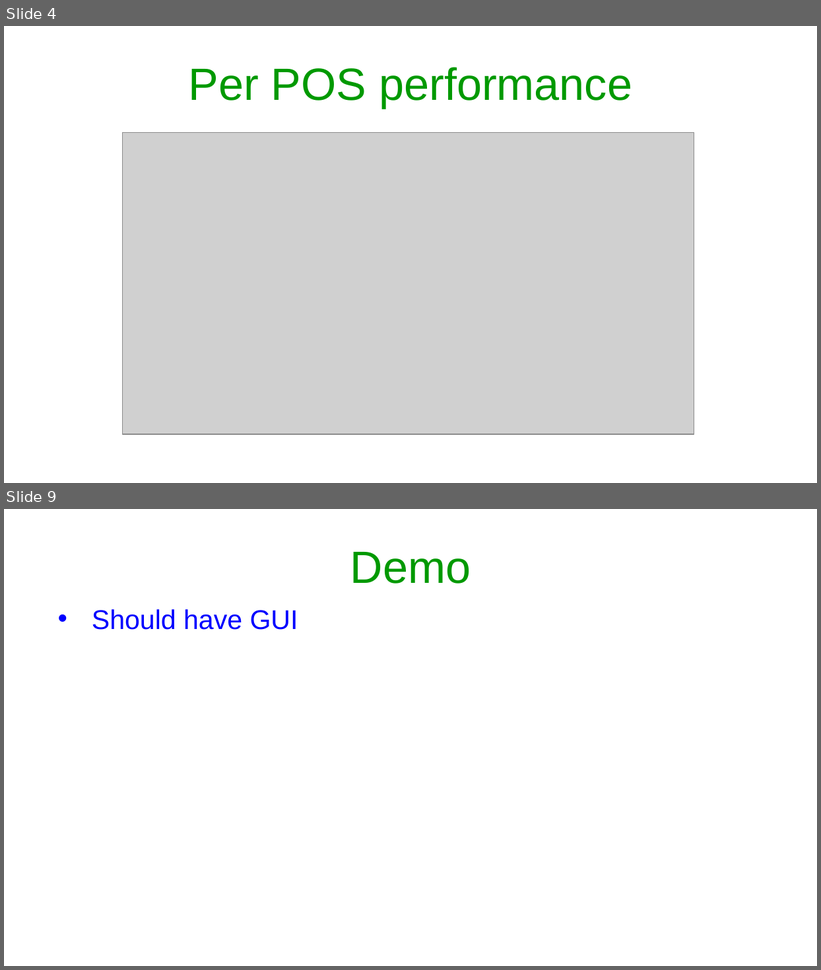
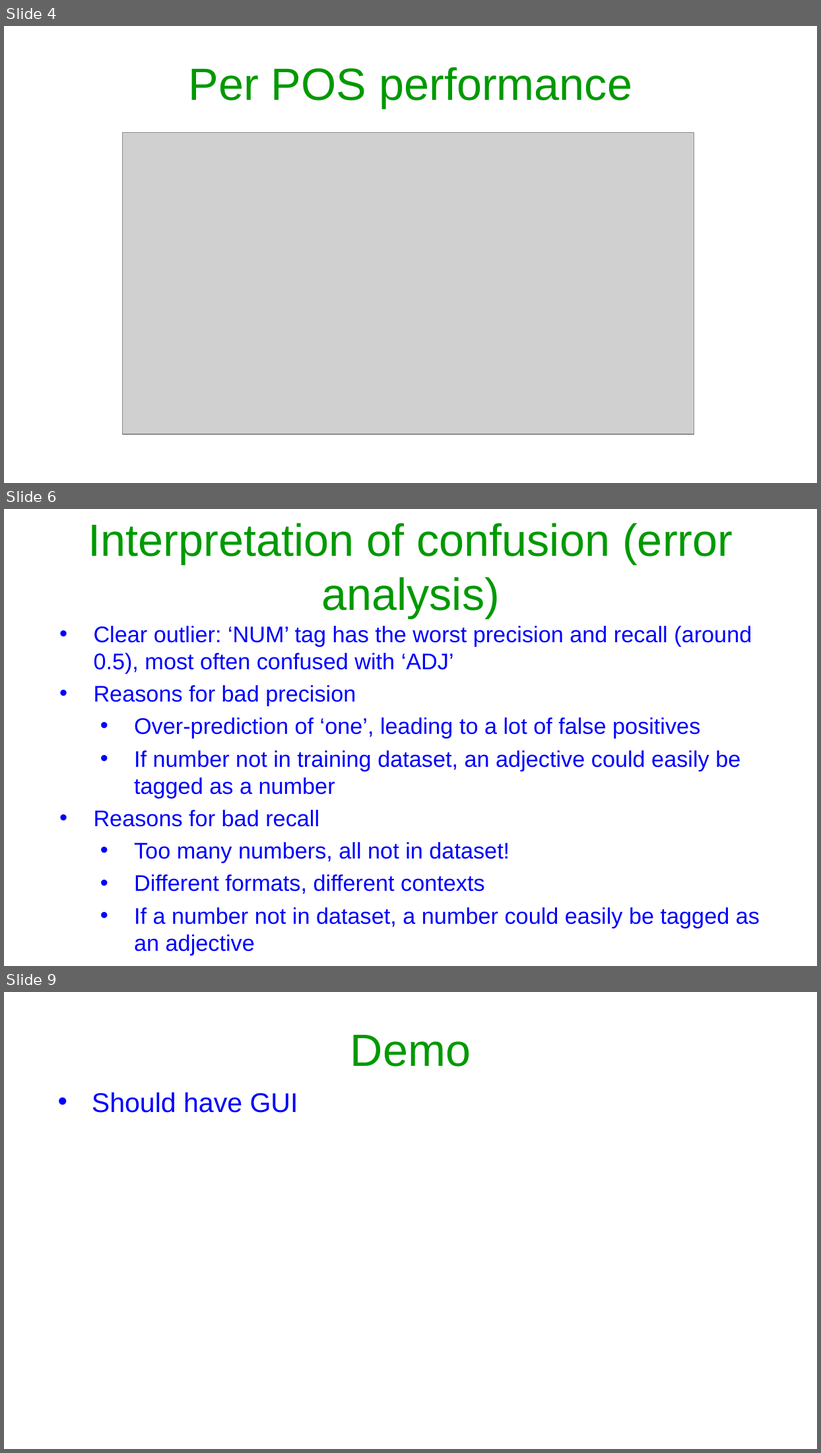
Before and after one commit to Arshim28/POS-Tagger, a slide deck: Assignment 2-PoS tagging.pptx. Shown one above the other, each under a label of ours: slides 4 and 9 before the commit, slides 4, 6 and 9 after it; the slides between them are not shown. The pictures are 821x970 and 821x1453 pixels, drawn with LibreOffice and Linux fonts; fonts in the diff are those of the drawing; grey boxes stand for pictures. Boxes give left, top, right and bottom in pixels: in the first picture for what was removed or moved away, otherwise in the second. Text is boxed around its words. In the diff, an @@ line names an element or a change of style, - is before the commit and + after.

```diff
--- a/Assignment 2-PoS tagging.pptx
+++ b/Assignment 2-PoS tagging.pptx
@@ slide 6 added at bbox=[4, 509, 817, 966], background #FFFFFF @@
@@ title added at bbox=[88, 523, 733, 619], 40 pt, text #009900 @@
+Interpretation of confusion (error analysis)
@@ text added at bbox=[94, 626, 760, 955], 20 pt, text #0000FF @@
+• Clear outlier: ‘NUM’ tag has the worst precision and recall (around 0.5), most often confused with ‘ADJ’
+• Reasons for bad precision
+  • Over-prediction of ‘one’, leading to a lot of false positives
+  • If number not in training dataset, an adjective could easily be tagged as a number
+• Reasons for bad recall
+  • Too many numbers, all not in dataset!
+  • Different formats, different contexts
+  • If a number not in dataset, a number could easily be tagged as an adjective
```
Also in this commit, not shown: 4 slides changed, 1 other slide added, 2 slides removed, 1 other file.
